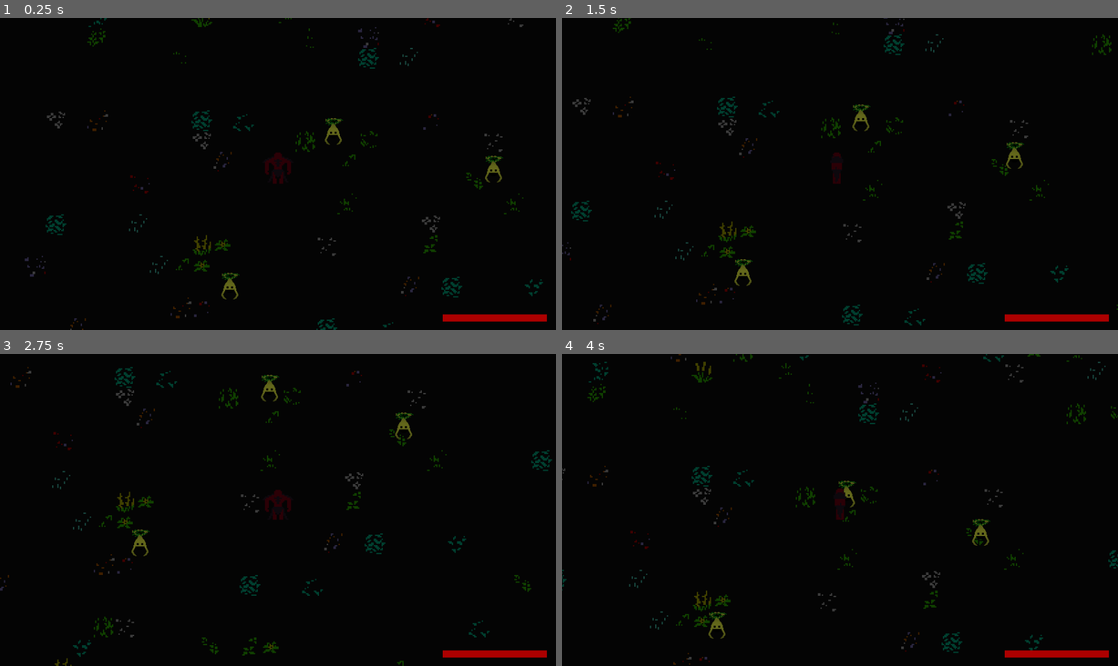
Above: before the commit, frames 1-4 (two rows, left to right).
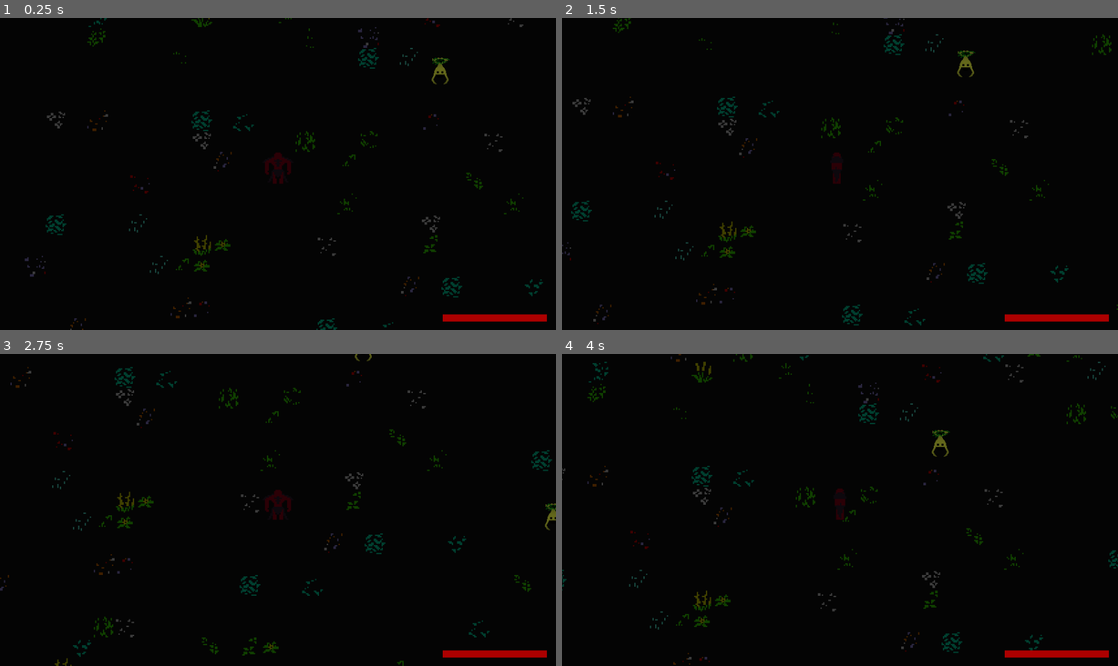
Above: after the commit, the same moments.

Repository: blakecash775/oathbreaker
Game: Godot game, scene res://Zones/forest.tscn
The game is run twice, just before and just after one commit, with the same random seed, the same clock (stepped at 60 frames per second) and the same inputs. This scene is started directly instead of the project's main scene.
Inputs (mouse positions are in pixels of both pictures, inside the frame that each line leads up to):
- Up to frame 1 (0.25 s): no input
- Up to frame 2 (1.5 s): tap Enter at 0.5 s; move the mouse to (962, 158) at 0.52 s; press the mouse at (962, 158) at 0.53 s; hold Right (right) 0.53-1.28 s; move the mouse to (728, 189) at 1.27 s; release the mouse at (728, 189) at 1.28 s; hold Down (down) from 1.28 s (still down); click (728, 189) at 1.35 s
- Up to frame 3 (2.75 s): move the mouse to (333, 441) at 2.02 s; release Down (down) at 2.03 s; press the mouse at (333, 441) at 2.03 s; hold Right (right) from 2.03 s (still down)
- Up to frame 4 (4 s): move the mouse to (812, 572) at 2.77 s; release Right (right) at 2.78 s; release the mouse at (812, 572) at 2.78 s; hold Up (up) 2.78-3.53 s; click (812, 572) at 2.85 s; move the mouse to (1006, 556) at 3.52 s; press the mouse at (1006, 556) at 3.53 s; hold Left (left) from 3.53 s (still down)

The runs differ from the first frame. In frame 1, 0.5% of the frame differs, in the area x 39-91%, y 12-91%; in frame 2, 0.5%, in the area x 31-84%, y 10-86%; in frame 3, 0.5%; in frame 4, 0.5%.

Commit message:
enemy spawner

Diff:
--- /dev/null
+++ b/Zones/ZoneHelpers/enemy_spawn.gd
@@ -0,0 +1,27 @@
+extends Node2D
+
+@export var enemy_scene: PackedScene
+@export var respawn_delay_min: float = 3.0
+@export var respawn_delay_max: float = 8.0
+
+var current_enemy: Enemy
+
+
+func _ready() -> void:
+	visible = false
+	_spawn_enemy()
+
+
+func _spawn_enemy() -> void:
+	if enemy_scene == null:
+		return
+	current_enemy = enemy_scene.instantiate()
+	get_parent().add_child.call_deferred(current_enemy)
+	current_enemy.global_position = global_position
+	current_enemy.enemy_dying.connect(_on_enemy_dying)
+
+
+func _on_enemy_dying(_hitbox: HitBox) -> void:
+	var delay = randf_range(respawn_delay_min, respawn_delay_max)
+	await get_tree().create_timer(delay).timeout
+	_spawn_enemy()
--- /dev/null
+++ b/Zones/ZoneHelpers/enemyspawn.tscn
@@ -0,0 +1,12 @@
+[gd_scene load_steps=3 format=3 uid="uid://6sp01qfpyqq8"]
+
+[ext_resource type="Script" uid="uid://dse1385oaxr5i" path="res://Zones/ZoneHelpers/enemy_spawn.gd" id="1_spawn"]
+[ext_resource type="Texture2D" uid="uid://bayex4hmsjn50" path="res://Enemies/Placeholder/SandbagPlaceholder.png" id="2_nc38u"]
+
+[node name="EnemySpawn" type="Node2D"]
+script = ExtResource("1_spawn")
+
+[node name="Sprite2D" type="Sprite2D" parent="."]
+modulate = Color(18.892157, 2.7639198, 0, 0.72156864)
+position = Vector2(0, -20)
+texture = ExtResource("2_nc38u")
--- a/Zones/forest.tscn
+++ b/Zones/forest.tscn
@@ -1,9 +1,10 @@
-[gd_scene load_steps=5 format=4 uid="uid://dxvhpjk4f7ch6"]
+[gd_scene load_steps=6 format=4 uid="uid://dxvhpjk4f7ch6"]
 
 [ext_resource type="Script" uid="uid://b1vc62xth8ftn" path="res://Zones/ZoneHelpers/zone.gd" id="1_6csjv"]
 [ext_resource type="PackedScene" uid="uid://bnhmglu1jvy07" path="res://Tilemaps/dark_forest.tscn" id="2_ifyd8"]
 [ext_resource type="PackedScene" uid="uid://b5ayumc4ln2ft" path="res://Enemies/Mulcher/mulcher.tscn" id="3_6ttwy"]
 [ext_resource type="PackedScene" uid="uid://cdh40t5nr2012" path="res://Zones/ZoneHelpers/playerspawn.tscn" id="4_5ogt7"]
+[ext_resource type="PackedScene" uid="uid://6sp01qfpyqq8" path="res://Zones/ZoneHelpers/enemyspawn.tscn" id="5_ifyd8"]
 
 [node name="Playground" type="Node2D"]
 y_sort_enabled = true
@@ -18,11 +19,22 @@
 [node name="DarkForestLayer2" parent="." instance=ExtResource("2_ifyd8")]
 tile_map_data = PackedByteArray("AADj/+v/AAANAAUAAADj/+z/AAANAAYAAADj/+3/AAANAAcAAADj/+7/AAANAAgAAADk/+v/AAAOAAUAAADk/+ …(7664 unchanged characters)…
 
-[node name="Mulcher" parent="." instance=ExtResource("3_6ttwy")]
-position = Vector2(85, -48)
+[node name="EnemySpawn" parent="." instance=ExtResource("5_ifyd8")]
+position = Vector2(541, 179)
+enemy_scene = ExtResource("3_6ttwy")
 
-[node name="Mulcher2" parent="." instance=ExtResource("3_6ttwy")]
-position = Vector2(331, 10)
+[node name="EnemySpawn2" parent="." instance=ExtResource("5_ifyd8")]
+position = Vector2(-364, -286)
+enemy_scene = ExtResource("3_6ttwy")
 
-[node name="Mulcher3" parent="." instance=ExtResource("3_6ttwy")]
-position = Vector2(-74, 190)
+[node name="EnemySpawn3" parent="." instance=ExtResource("5_ifyd8")]
+position = Vector2(249, -141)
+enemy_scene = ExtResource("3_6ttwy")
+
+[node name="EnemySpawn4" parent="." instance=ExtResource("5_ifyd8")]
+position = Vector2(-404, 306)
+enemy_scene = ExtResource("3_6ttwy")
+
+[node name="EnemySpawn5" parent="." instance=ExtResource("5_ifyd8")]
+position = Vector2(681, 502)
+enemy_scene = ExtResource("3_6ttwy")
Not shown, added: Zones/ZoneHelpers/enemy_spawn.gd.uid
